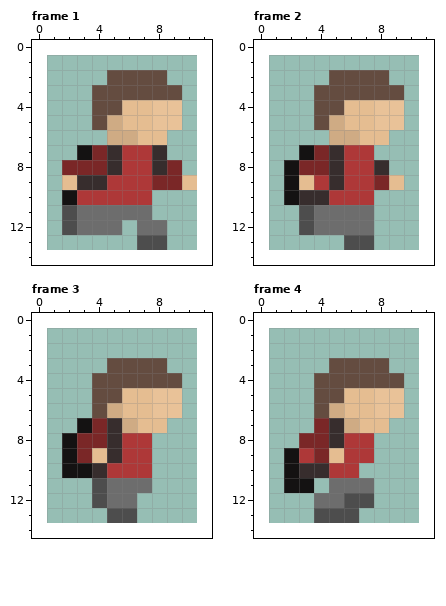
Edited in one commit: pixel-art file (ressources/player/run/boy-red-run.aseprite). The first picture shows the starting point.
10x13 pixels, 10 frames. Colours within 5 levels of each other are drawn and written as one. Shown: frame 1, frame 2, frame 3, frame 4. The old version is drawn lined up with the new one, on the new canvas. The commit also changed other frames, which this record leaves out.
New version:
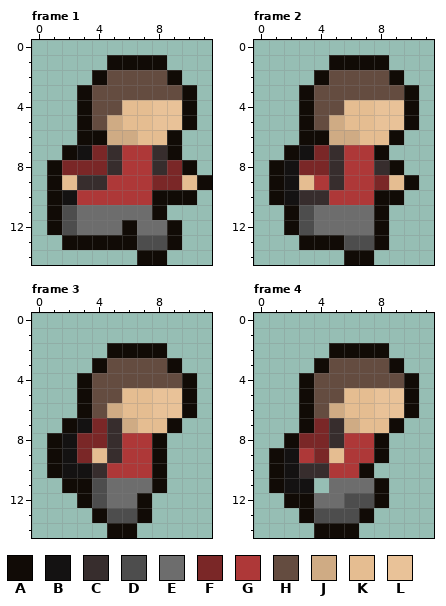
Palette (. is transparent): A #110b06  B #141212  C #372d2d  D #4d4d4d  E #6d6d6d  F #7a2727  G #ae3838  H #644c40  J #cfab84  K #e5bd91  L #e9c298
Diff:
canvas 10x13 -> 12x15, the old top-left corner now at 1,1
--- frame 1
@@ x 0..11 @@
  0 ............
- 1 ............
- 2 .....HHHH...
- 3 ....HHHHHH..
- 4 ....HHKKLL..
- 5 ....HJKKLL..
- 6 .....JJKK...
- 7 ...BFCGGC...
- 8 ..FFFCGGCF..
- 9 ..KCCGGGFFK.
-10 ..BGGGGG....
-11 ..DEEEEE....
-12 ..DEEE.EE...
-13 .......DD...
-14 ............
+ 1 .....AAAA...
+ 2 ....AHHHHA..
+ 3 ...AHHHHHHA.
+ 4 ...AHHKKLLA.
+ 5 ...AHJKKLLA.
+ 6 ...AAJJKKA..
+ 7 ..ABFCGGCA..
+ 8 .AFFFCGGCFA.
+ 9 .AKCCGGGFFKA
+10 .ABGGGGGAAA.
+11 .ADEEEEEA...
+12 .ADEEEAEEA..
+13 ..AAAAADDA..
+14 .......AA...
--- frame 2
@@ x 0..11 @@
  0 ............
- 1 ............
- 2 .....HHHH...
- 3 ....HHHHHH..
- 4 ....HHKKLL..
- 5 ....HJKKLL..
- 6 .....JJKK...
- 7 ...BFCGG....
- 8 ..BFFCGGC...
- 9 ..BKGCGGFK..
-10 ..BCCGGG....
-11 ...DEEEE....
-12 ...DEEEE....
-13 ......DD....
-14 ............
+ 1 .....AAAA...
+ 2 ....AHHHHA..
+ 3 ...AHHHHHHA.
+ 4 ...AHHKKLLA.
+ 5 ...AHJKKLLA.
+ 6 ...AAJJKKA..
+ 7 ..ABFCGGA...
+ 8 .ABFFCGGCA..
+ 9 .ABKGCGGFKA.
+10 .ABCCGGGAA..
+11 ..ADEEEEA...
+12 ..ADEEEEA...
+13 ...AAADDA...
+14 ......AA....
--- frame 3
@@ x 0..11 @@
  1 ............
- 2 ............
- 3 .....HHHH...
- 4 ....HHHHHH..
- 5 ....HHKKLL..
- 6 ....HJKKLL..
- 7 ...BFCJKK...
- 8 ..BFFCGG....
- 9 ..BFKCGG....
-10 ..BBCGGG....
-11 ....DEEE....
-12 ....DEE.....
-13 .....DD.....
-14 ............
+ 2 .....AAAA...
+ 3 ....AHHHHA..
+ 4 ...AHHHHHHA.
+ 5 ...AHHKKLLA.
+ 6 ...AHJKKLLA.
+ 7 ..ABFCJKKA..
+ 8 .ABFFCGGA...
+ 9 .ABFKCGGA...
+10 .ABBCGGGA...
+11 ..AADEEEA...
+12 ...ADEEA....
+13 ....ADDA....
+14 .....AA.....
--- frame 4
@@ x 0..11 @@
  1 ............
- 2 ............
- 3 .....HHHH...
- 4 ....HHHHHH..
- 5 ....HHKKLL..
- 6 ....HJKKLL..
- 7 ....FCJKK...
- 8 ...FFCGG....
- 9 ..BGFKGG....
-10 ..BCCGG.....
-11 ..BB.EEE....
-12 ....EEDD....
-13 ....DDD.....
-14 ............
+ 2 .....AAAA...
+ 3 ....AHHHHA..
+ 4 ...AHHHHHHA.
+ 5 ...AHHKKLLA.
+ 6 ...AHJKKLLA.
+ 7 ...AFCJKKA..
+ 8 ..AFFCGGA...
+ 9 .ABGFKGGA...
+10 .ABCCGGA....
+11 .ABB.EEEA...
+12 ..AAEEDDA...
+13 ...ADDDA....
+14 ....AAA.....
